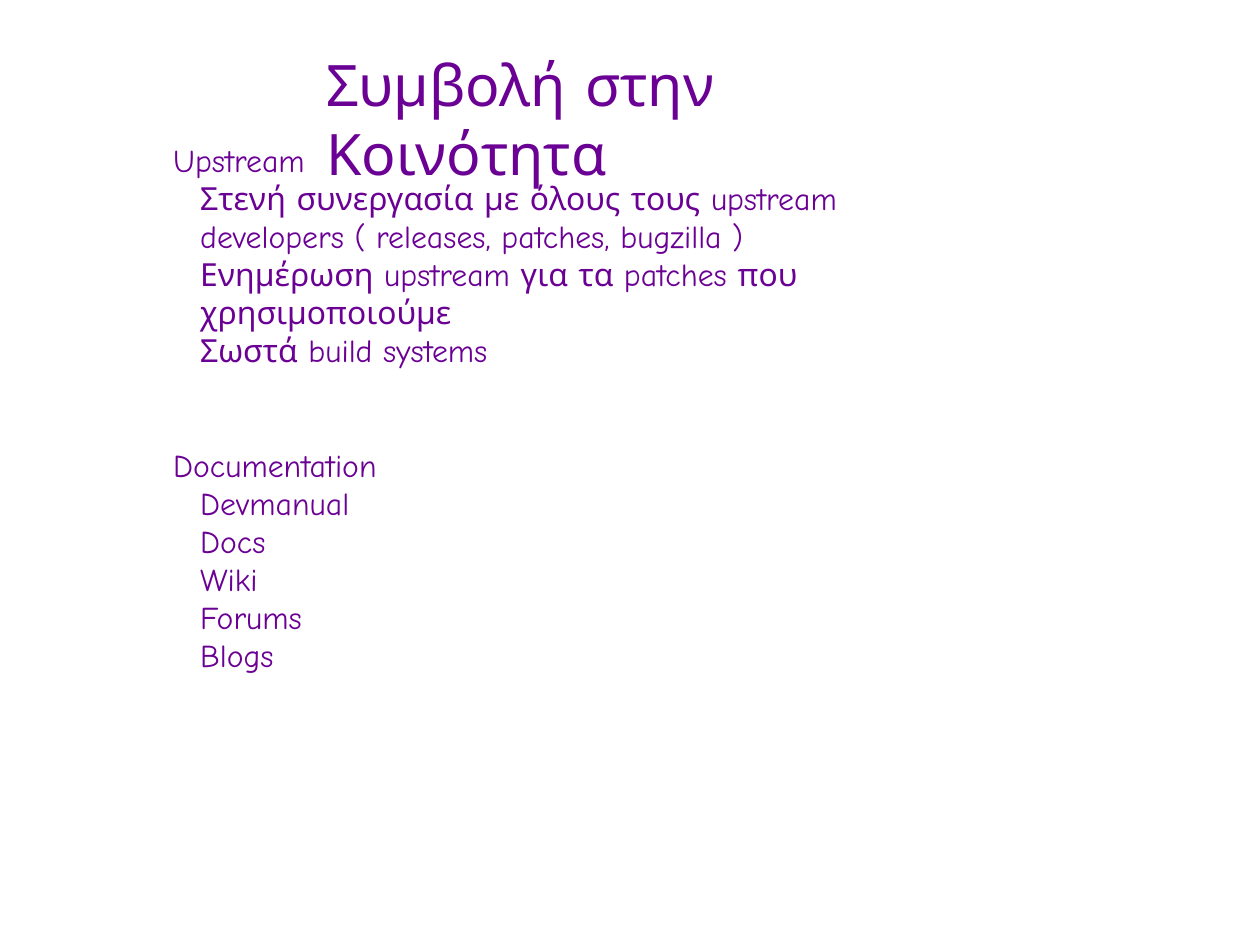
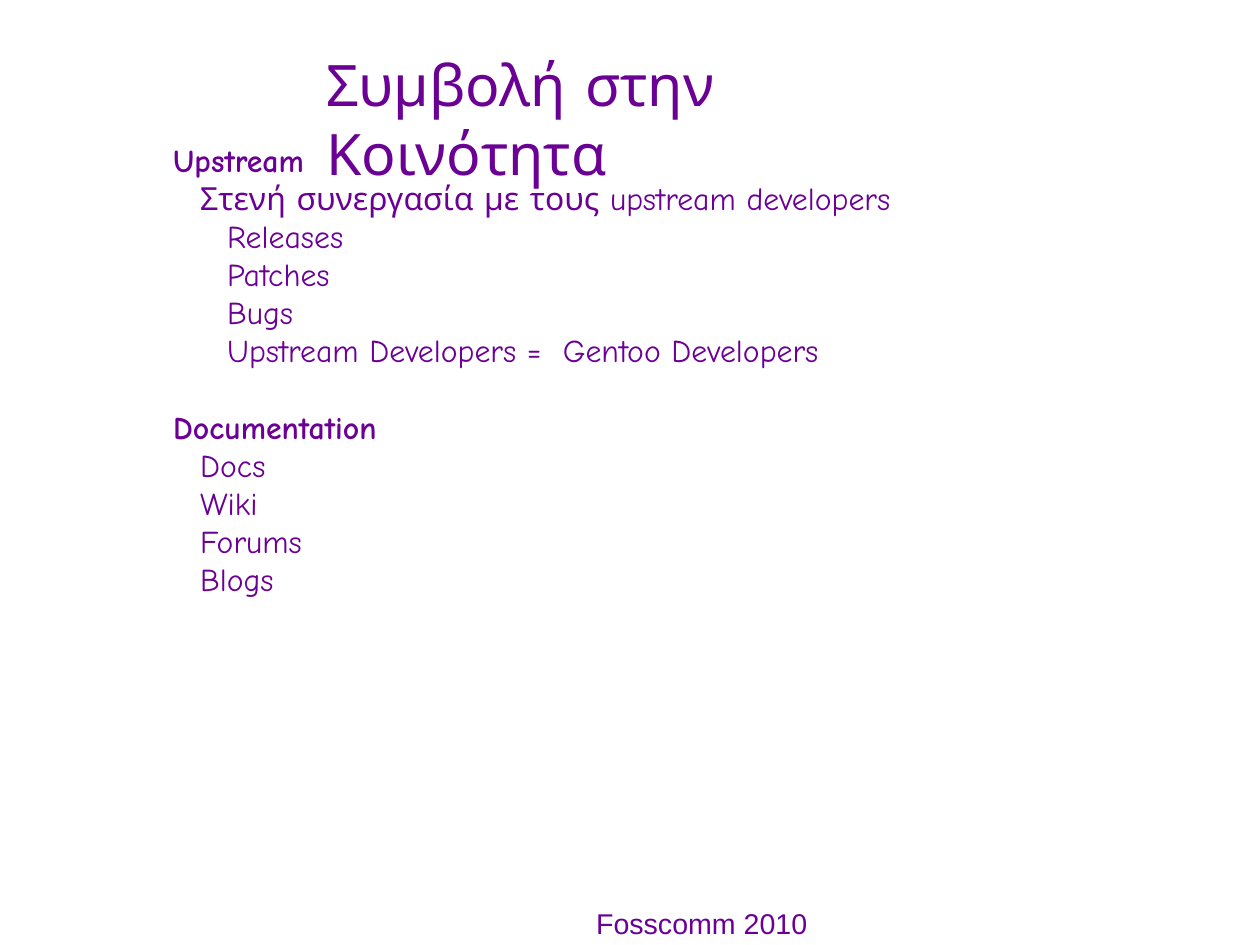
Before and after one commit to gentoo-el/presentations, a slide deck: slide 12 of fosscom-2010_pres.odp (slide 10 before the commit). Drawn at 1260x945 pixels with LibreOffice and Linux fonts; fonts in the diff are those of the drawing; background and template pictures are left out. Boxes give left, top, right and bottom in pixels: in the first picture for what was removed or moved away, otherwise in the second. Text is boxed around its words. In the diff, an @@ line names an element or a change of style, - is before the commit and + after.

```diff
--- a/fosscom-2010_pres.odp
+++ b/fosscom-2010_pres.odp
@@ text at (173,150,376,440): bold on in "Upstream", "Documentation" @@
@@ text at (200,181,891,369): text changed @@
-  ● Στενή συνεργασία με όλους τους upstream developers ( releases, patches, bugzilla )
-  ● Ενημέρωση upstream για τα patches που χρησιμοποιούμε
-  ● Σωστά build systems
+  ● Στενή συνεργασία με τους upstream developers
+    ● Releases
+    ● Patches
+    ● Bugs
+    ● Upstream Developers = Gentoo Developers
@@ text at (200,493,349,516): paragraph removed @@
-  ● Devmanual
@@ text added at (596,914,808,935), 18 pt, text #6B0094 @@
+Fosscomm 2010
```
Also in this commit, not shown: 11 other slides changed, 3 slides added.
